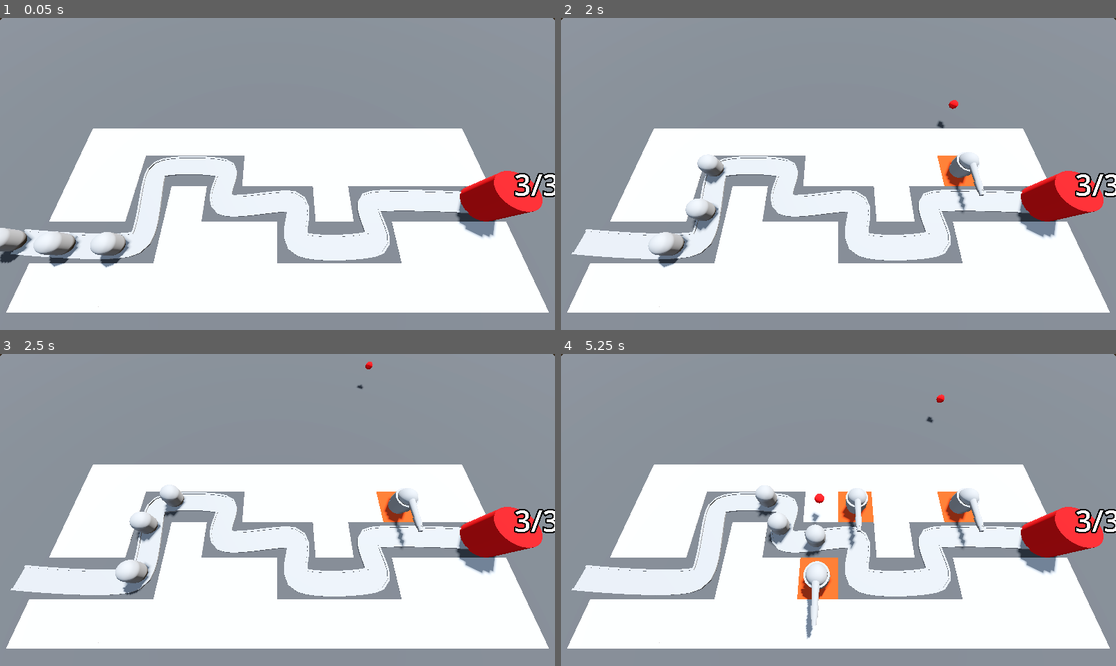
Above: before the commit, frames 1-4 (two rows, left to right).
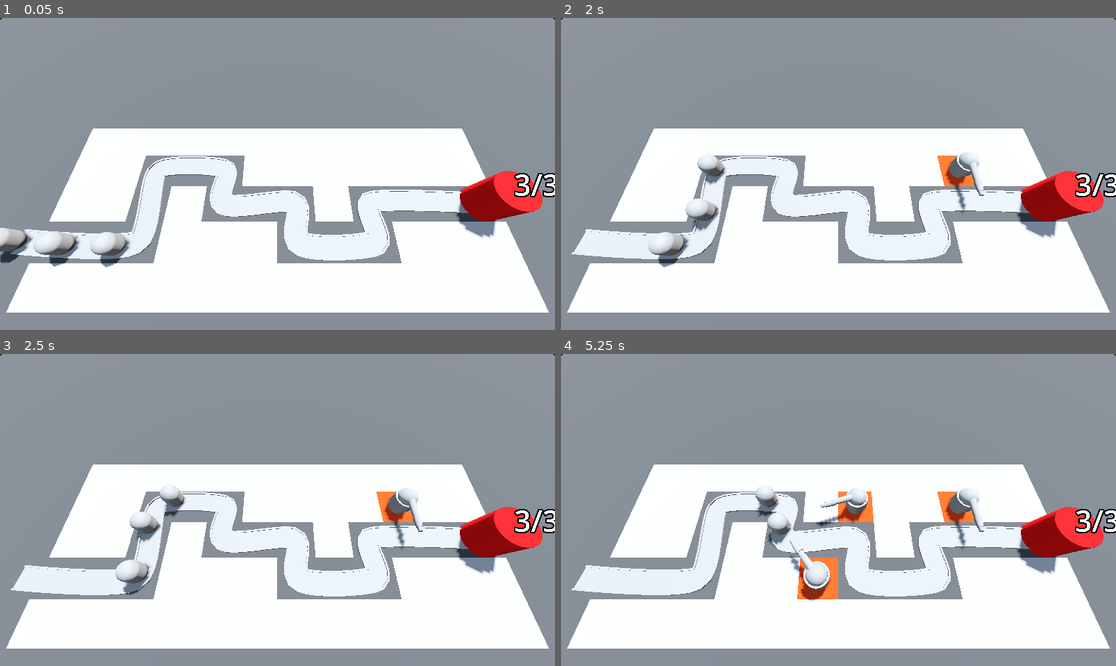
Above: after the commit, the same moments.

Repository: RileyWaldo/BarbarianBlaster
Game: Godot game, scene res://base_level.tscn
Same seed, same stepped clock (60 frames per second), same inputs: the game is played once before the commit and once after it.
Inputs (mouse positions are in pixels of both pictures, inside the frame that each line leads up to):
- Up to frame 1 (0.05 s): no input
- Up to frame 2 (2 s): move the mouse to (960, 158) at 0.52 s; click (960, 158) at 0.6 s; move the mouse to (727, 189) at 1.27 s; click (727, 189) at 1.35 s
- Up to frame 3 (2.5 s): move the mouse to (333, 441) at 2.02 s; click (333, 441) at 2.1 s
- Up to frame 4 (5.25 s): move the mouse to (810, 572) at 2.77 s; click (810, 572) at 2.85 s; move the mouse to (1005, 556) at 3.52 s; click (1005, 556) at 3.6 s; move the mouse to (672, 463) at 4.27 s; click (672, 463) at 4.35 s; move the mouse to (866, 510) at 5.02 s; click (866, 510) at 5.1 s

Frame 1 is identical in both runs. In frame 2, less than 0.1% of the frame differs, in the area x 67-72%, y 26-36%; in frame 3, less than 0.1%; in frame 4, 1.2%, in the area x 41-70%, y 12-92%.

Commit message:
Enemies can die

Diff:
--- a/GameObjects/Enemy.tscn
+++ b/GameObjects/Enemy.tscn
@@ -6,10 +6,20 @@
 radius = 1.0
 height = 3.0
 
-[node name="Enemy" type="PathFollow3D"]
+[sub_resource type="CapsuleShape3D" id="CapsuleShape3D_4xroi"]
+radius = 1.0
+height = 3.0
+
+[node name="Enemy" type="PathFollow3D" groups=["enemy"]]
 loop = false
 script = ExtResource("1_4xroi")
 
 [node name="MeshInstance3D" type="MeshInstance3D" parent="."]
 transform = Transform3D(1, 0, 0, 0, 1, 0, 0, 0, 1, 0, 1.5, 0)
 mesh = SubResource("CapsuleMesh_bbb0l")
+
+[node name="HitBox" type="Area3D" parent="." groups=["enemy"]]
+
+[node name="CollisionShape3D" type="CollisionShape3D" parent="HitBox"]
+transform = Transform3D(1, 0, 0, 0, 1, 0, 0, 0, 1, 0, 1.5, 0)
+shape = SubResource("CapsuleShape3D_4xroi")
--- a/GameObjects/Projectile.tscn
+++ b/GameObjects/Projectile.tscn
@@ -21,6 +21,8 @@
 shape = SubResource("SphereShape3D_c3x1g")
 
 [node name="DespawnTimer" type="Timer" parent="."]
+wait_time = 3.0
 autostart = true
 
+[connection signal="area_entered" from="." to="." method="_on_area_entered"]
 [connection signal="timeout" from="DespawnTimer" to="." method="_on_despawn_timer_timeout"]
--- a/Scripts/Enemy.gd
+++ b/Scripts/Enemy.gd
@@ -2,7 +2,9 @@
 
 @export var moveSpeed: float = 5
 @export var damage: int = 1
+@export var maxHealth: int = 2
 
+@onready var health: int = maxHealth
 @onready var base: Base = get_tree().get_first_node_in_group("base")
 
 func _process(delta: float) -> void:
@@ -11,3 +13,8 @@
 	if(progress_ratio >= 1.0):
 		base.TakeDamage(damage)
 		process_mode = Node.PROCESS_MODE_DISABLED
+
+func TakeDamage(damageTaken: int) -> void:
+	health -= damageTaken
+	if(health <= 0):
+		queue_free()
--- a/Scripts/Projectile.gd
+++ b/Scripts/Projectile.gd
@@ -3,6 +3,7 @@
 @export var speed := 30.0
 
 var direction := Vector3.FORWARD
+var damage: int = 1
 
 func _physics_process(delta: float) -> void:
 	position += direction * delta * speed
@@ -10,3 +11,9 @@
 
 func _on_despawn_timer_timeout() -> void:
 	queue_free()
+
+
+func _on_area_entered(area: Area3D) -> void:
+	if(area.is_in_group("enemy")):
+		area.get_parent().TakeDamage(1)
+		queue_free()
--- a/Scripts/Turret.gd
+++ b/Scripts/Turret.gd
@@ -1,10 +1,40 @@
 extends Node3D
 
 @export var projectile: PackedScene
+@export var damage: int = 1
+@export var turretRange: float = 10.0
 
 @onready var projectileSpawnPoint: Node3D = %ProjectileSpawnPoint
 
+var enemyPath: Path3D
+var currentTarget: PathFollow3D
+
+func _physics_process(_delta: float) -> void:
+	currentTarget = FindTarget()
+	if(currentTarget):
+		look_at(currentTarget.global_position, Vector3.UP, true)
+
 func _on_shoot_timer_timeout() -> void:
+	if(currentTarget):
+		FireProjectile()
+
+func FindTarget() -> PathFollow3D:
+	var target = null
+	var bestProgress = 0
+	for enemy in enemyPath.get_children():
+		if(enemy is  not PathFollow3D):
+			continue
+		if(global_position.distance_squared_to(enemy.global_position) > turretRange * turretRange):
+			continue
+		if(enemy.progress > bestProgress):
+			bestProgress = enemy.progress
+			target = enemy
+
+	return target
+
+func FireProjectile() -> void:
 	var newProjectile := projectile.instantiate()
 	add_child(newProjectile)
 	newProjectile.global_position = projectileSpawnPoint.global_position
+	newProjectile.direction = global_transform.basis.z
+	newProjectile.damage = damage
--- a/Scripts/TurretManager.gd
+++ b/Scripts/TurretManager.gd
@@ -1,8 +1,10 @@
 extends Node3D
 
+@export var enemyPath: Path3D
 @export var turret: PackedScene
 
 func BuildTurret(turretPosition: Vector3) -> void:
 	var newTurret: Node3D = turret.instantiate()
 	add_child(newTurret)
 	newTurret.global_position = turretPosition
+	newTurret.enemyPath = enemyPath
--- a/base_level.tscn
+++ b/base_level.tscn
@@ -106,7 +106,7 @@
 transform = Transform3D(-0.09053503, 0, -0.9958852, 0, 1, 0, 0.9958852, 0, -0.09053503, -26, 0, 6)
 
 [node name="Enemy2" parent="Path3D" instance=ExtResource("2_5vx1e")]
-transform = Transform3D(-0.04972252, 0, -0.9987544, 0, 1, 0, 0.9987544, 0, -0.04972252, -21.012257, 0, 6.3452425)
+transform = Transform3D(-0.04972251, 0, -0.99875426, 0, 1, 0, 0.99875426, 0, -0.04972251, -21.012257, 0, 6.3452425)
 progress = 5.0
 
 [node name="Enemy3" parent="Path3D" instance=ExtResource("2_5vx1e")]
@@ -117,6 +117,7 @@
 transform = Transform3D(1, 0, 0, 0, 1, 0, 0, 0, 1, 22, 0, 2)
 maxHealth = 3
 
-[node name="TurretManager" type="Node3D" parent="."]
+[node name="TurretManager" type="Node3D" parent="." node_paths=PackedStringArray("enemyPath")]
 script = ExtResource("5_ftfrf")
+enemyPath = NodePath("../Path3D")
 turret = ExtResource("6_u2wky")
--- a/project.godot
+++ b/project.godot
@@ -18,6 +18,7 @@
 [global_group]
 
 base="For easy access to the base"
+enemy="For enemy detection"
 
 [input]
 
Not shown: 1 places in GameObjects/Enemy.tscn that only renumber resources
